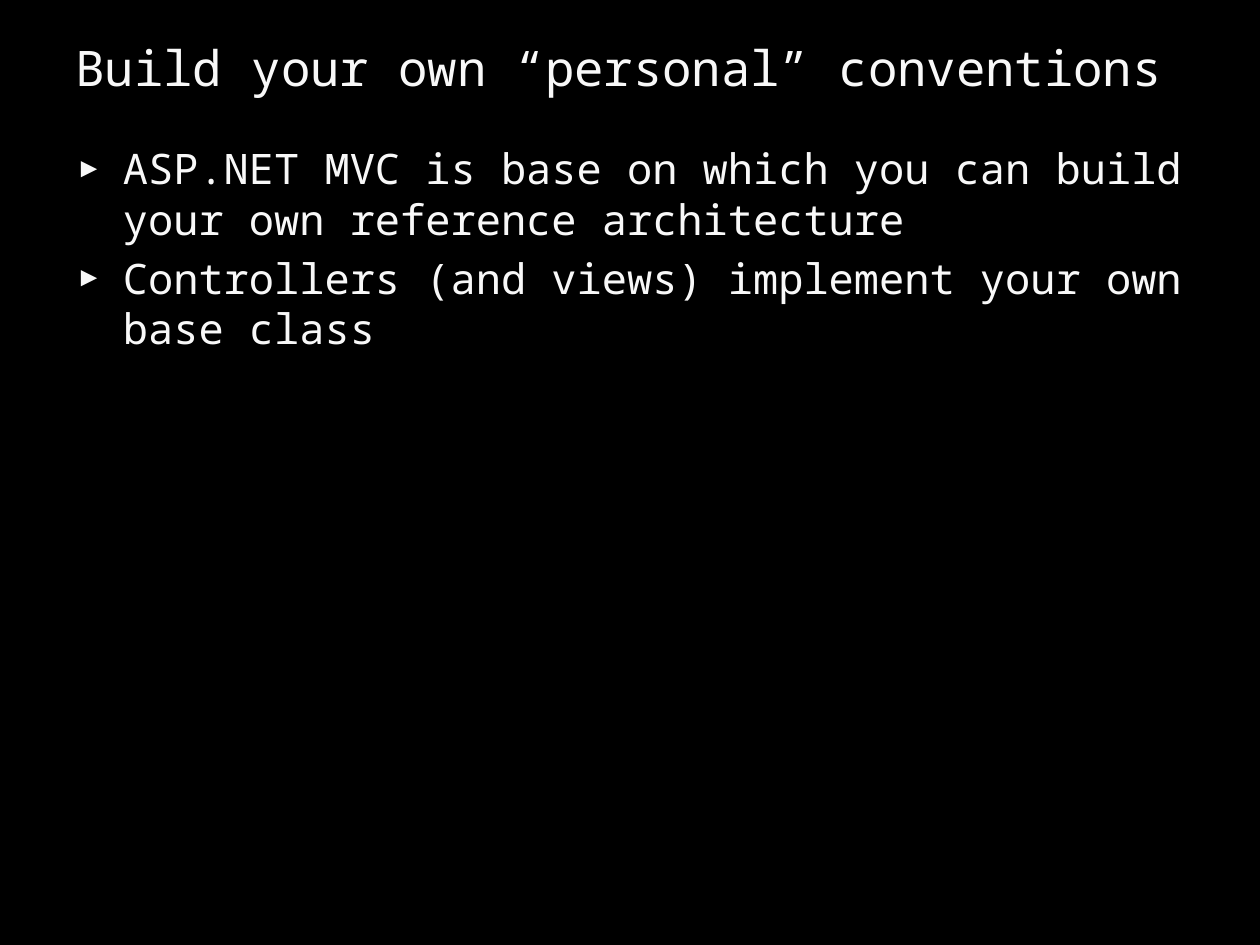
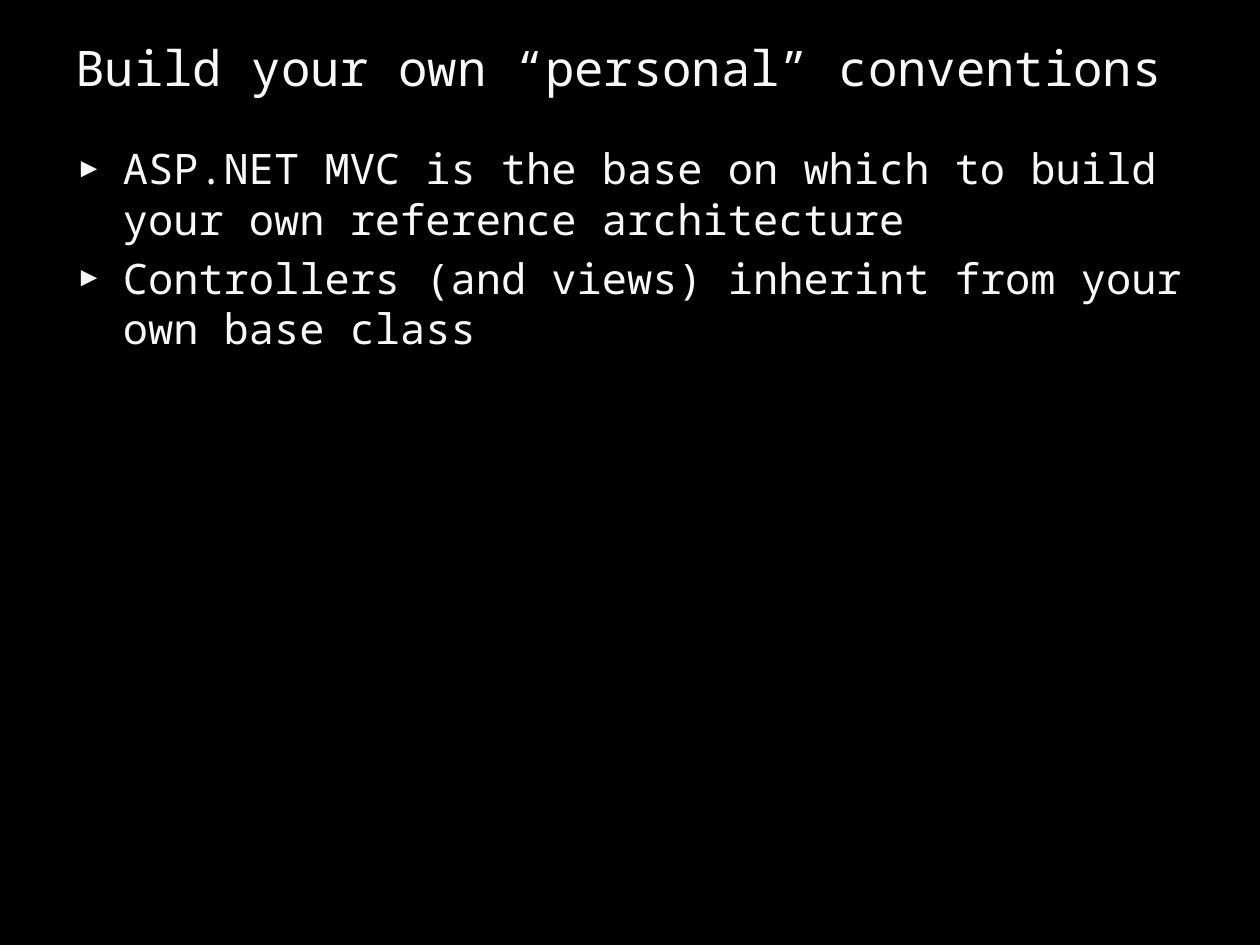
Before and after one commit to aragorn55/codeclimber, a slide deck: slide 24 of CommunityTalks/October 09 - DotNetRomaCesta/ASPNET MVC Framework - Best Practices - ENG.pptx. Drawn at 1260x945 pixels with LibreOffice and Linux fonts; fonts in the diff are those of the drawing. Boxes give left, top, right and bottom in pixels: in the first picture for what was removed or moved away, otherwise in the second. Text is boxed around its words. In the diff, an @@ line names an element or a change of style, - is before the commit and + after.

```diff
--- a/CommunityTalks/October 09 - DotNetRomaCesta/ASPNET MVC Framework - Best Practices - ENG.pptx
+++ b/CommunityTalks/October 09 - DotNetRomaCesta/ASPNET MVC Framework - Best Practices - ENG.pptx
@@ text at (123, 152, 1182, 345): text changed @@
-► ASP.NET MVC is base on which you can build your own reference architecture
-► Controllers (and views) implement your own base class
+► ASP.NET MVC is the base on which to build your own reference architecture
+► Controllers (and views) inherint from your own base class
```
Also in this commit, not shown: 8 other slides changed.
